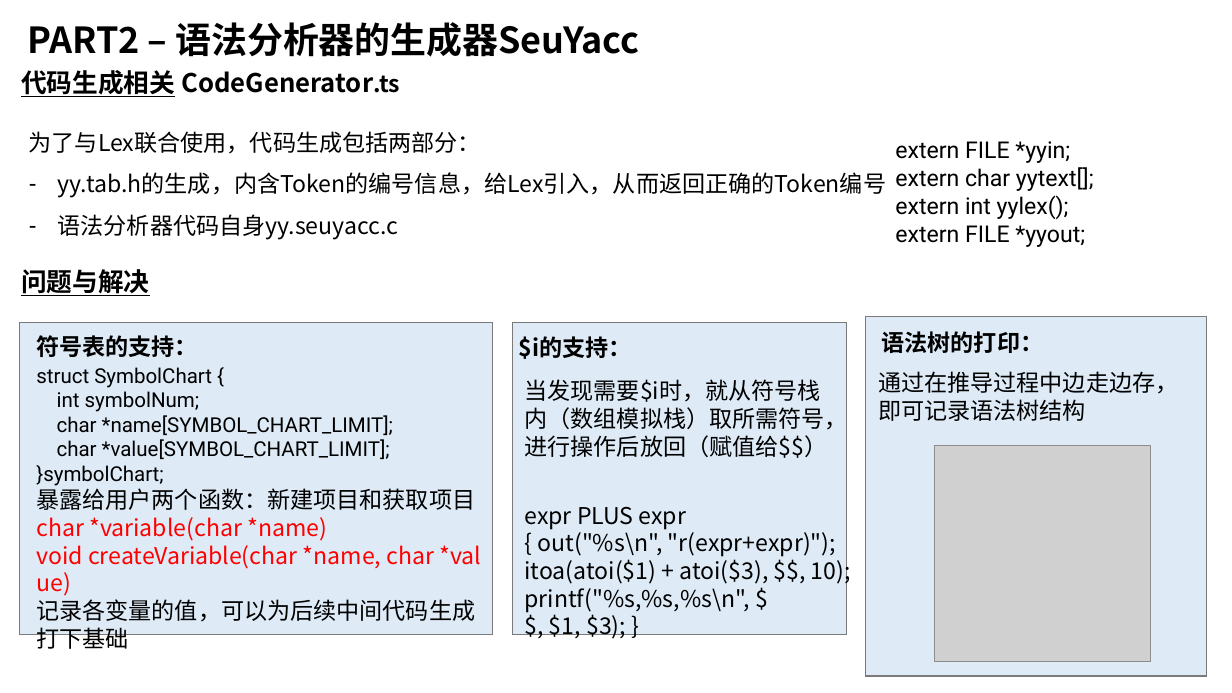
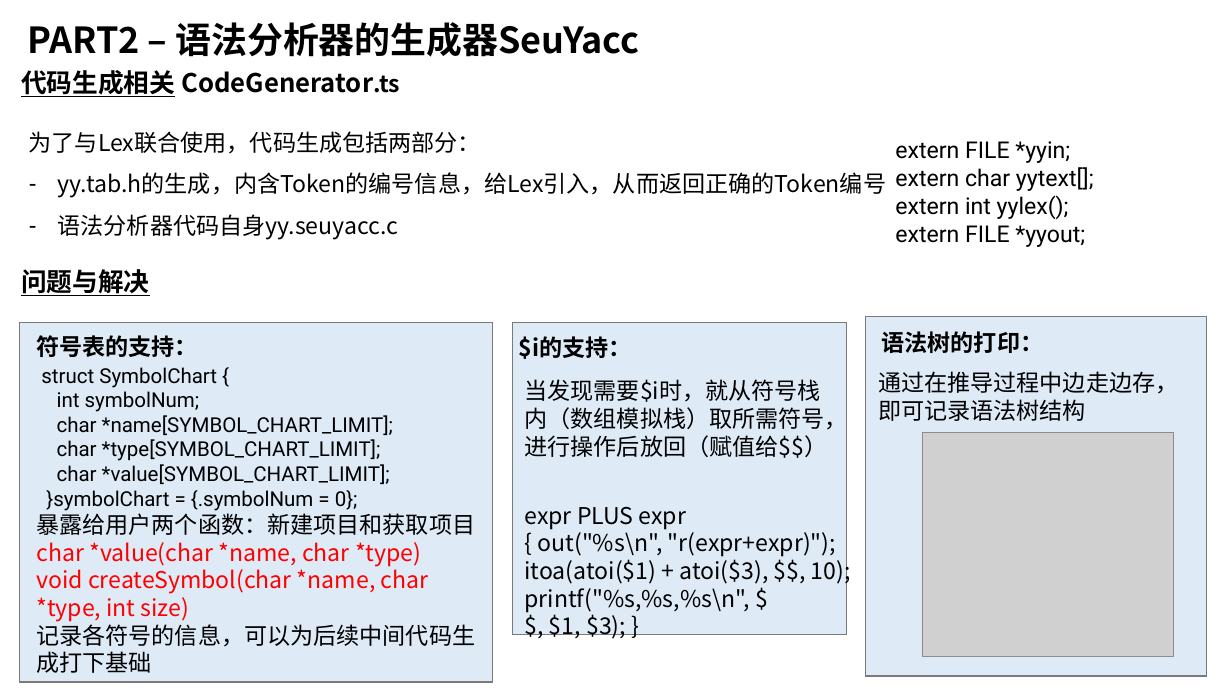
Before and after one commit to z0gSh1u/seu-lex-yacc, a slide deck: slide 19 of doc/答辩Slides.pptx. Drawn at 1232x693 pixels with LibreOffice and Linux fonts; fonts in the diff are those of the drawing; grey boxes stand for pictures. Boxes give left, top, right and bottom in pixels: in the first picture for what was removed or moved away, otherwise in the second. Text is boxed around its words. In the diff, an @@ line names an element or a change of style, - is before the commit and + after.

```diff
--- a/doc/答辩Slides.pptx
+++ b/doc/答辩Slides.pptx
@@ rectangle: place and size @@
-rectangle at (19, 323, 493, 635)
+rectangle at (19, 323, 493, 682)
@@ text at (57, 439, 381, 461): paragraph added @@
+char *type[SYMBOL_CHART_LIMIT];
@@ picture: place and size @@
-picture at (934, 445, 1151, 662)
+picture at (922, 433, 1174, 657)
@@ text at (46, 490, 358, 511): text changed @@
-}symbolChart;
+}symbolChart = {.symbolNum = 0};
@@ text at (36, 542, 475, 673): text changed @@
-char *variable(char *name)
-void createVariable(char *name, char *value)
-记录各变量的值，可以为后续中间代码生成打下基础
+char *value(char *name, char *type)
+void createSymbol(char *name, char *type, int size)
+记录各符号的信息，可以为后续中间代码生成打下基础
```
Also in this commit, not shown: 1 other slide changed, 4 other files.
